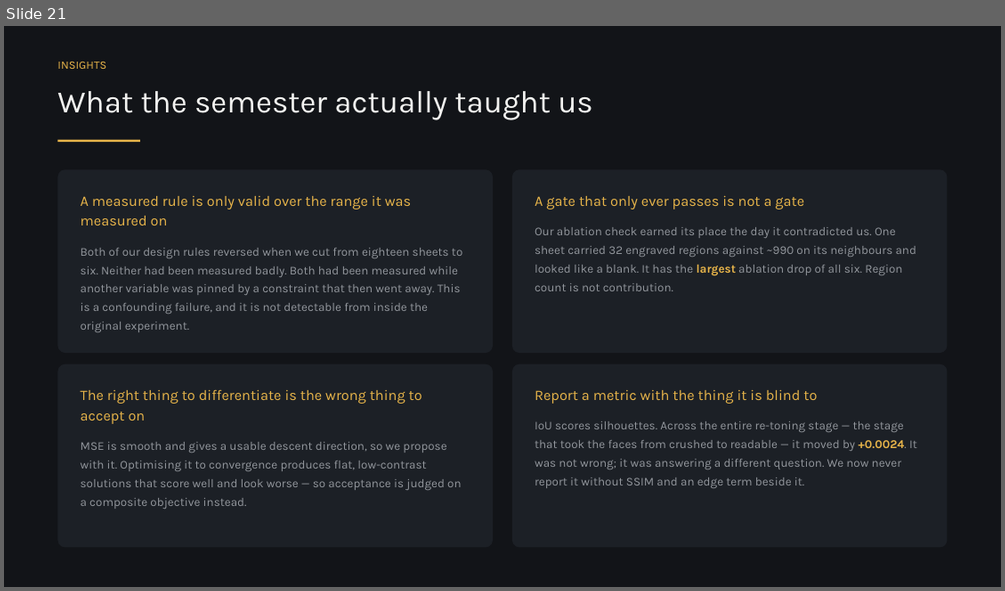
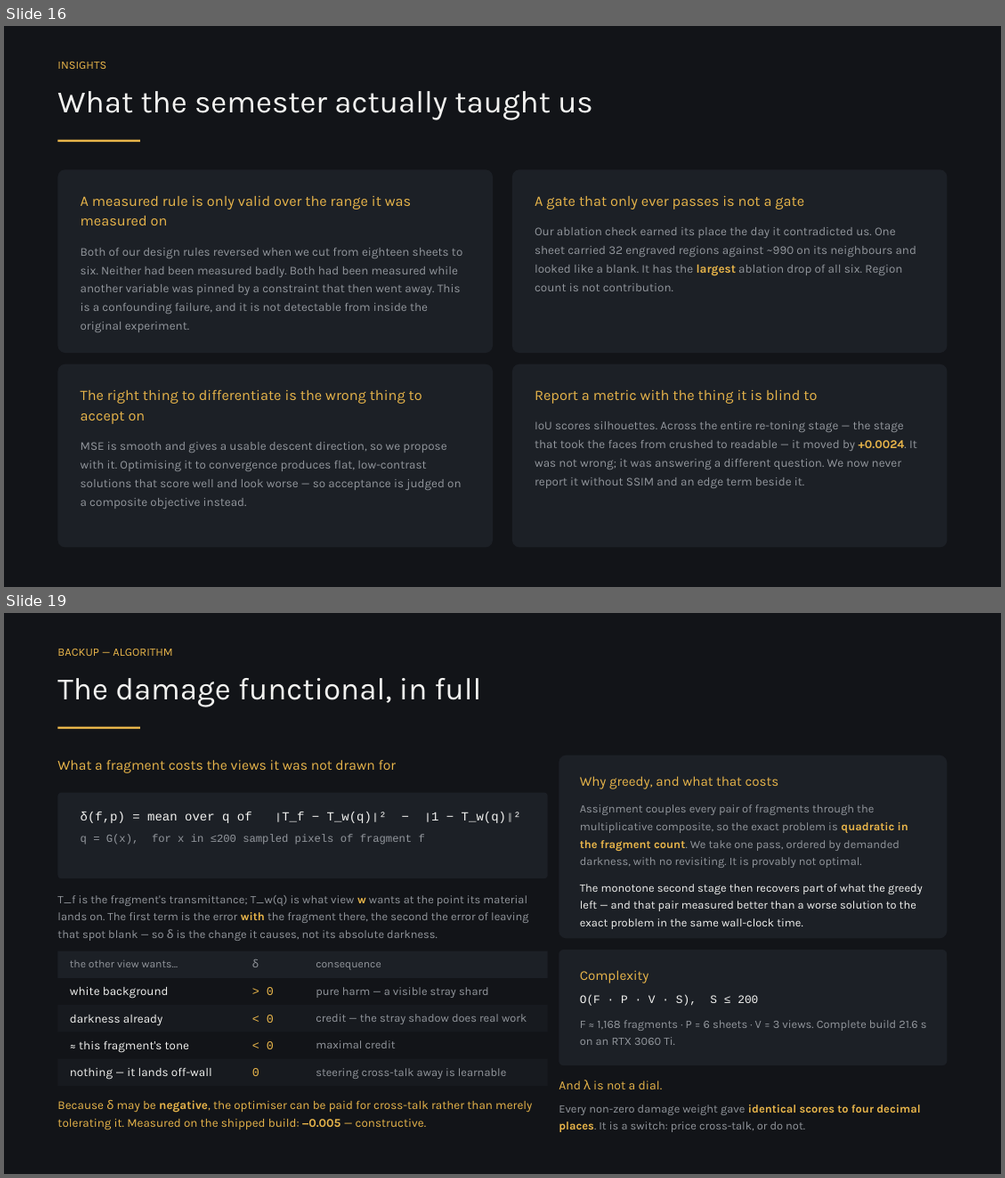
Before and after one commit to shathan18/school, a slide deck: MoP26_ShadowArt_final.pptx. Shown one above the other, each under a label of ours: slide 21 before the commit, slides 16 and 19 after it; the slides between them are not shown. The pictures are 1005x591 and 1005x1178 pixels, drawn with LibreOffice and Linux fonts; fonts in the diff are those of the drawing. Boxes give left, top, right and bottom in pixels: in the first picture for what was removed or moved away, otherwise in the second. Text is boxed around its words. In the diff, an @@ line names an element or a change of style, - is before the commit and + after.

```diff
--- a/MoP26_ShadowArt_final.pptx
+++ b/MoP26_ShadowArt_final.pptx
@@ slide 19 added at box(4, 613, 1001, 1174), background #121418 @@
@@ text added at box(57, 649, 172, 656), 11 pt, text #E8B54A @@
+BACKUP — ALGORITHM
@@ text added at box(57, 678, 482, 707), 30 pt, text #F2F2F0 @@
+The damage functional, in full
@@ rectangle added at box(57, 727, 140, 729), fill #E8B54A @@
@@ text added at box(57, 760, 396, 773), 13.5 pt, text #E8B54A @@
+What a fragment costs the views it was not drawn for
@@ rounded rectangle added at box(558, 755, 947, 938), fill #1C2026 @@
@@ rounded rectangle added at box(57, 793, 548, 878), fill #1C2026 @@
@@ text added at box(580, 776, 922, 929), 11 pt, text #92969C @@
+Why greedy, and what that costs
+Assignment couples every pair of fragments through the multiplicative composite, so the exact problem is quadratic in the fragment count. We take one pass, ordered by demanded darkness, with no revisiting. It is provably not optimal.
+The monotone second stage then recovers part of what the greedy left — and that pair measured better than a worse solution to the exact problem in the same wall-clock time.
@@ text added at box(81, 811, 520, 844), 12 pt, text #F2F2F0 @@
+δ(f,p) = mean over q of ‖T_f − T_w(q)‖² − ‖1 − T_w(q)‖²
+q = G(x), for x in ≤200 sampled pixels of fragment f
@@ text added at box(57, 895, 529, 941), 11 pt, text #92969C @@
+T_f is the fragment's transmittance; T_w(q) is what view w wants at the point its material lands on. The first term is the error with the fragment there, the second the error of leaving that spot blank — so δ is the change it causes, not its absolute darkness.
@@ rectangle added at box(57, 951, 548, 978), fill #1C2026 @@
@@ text added at box(252, 959, 259, 967), 10.5 pt, text #92969C @@
+δ
@@ rounded rectangle added at box(558, 949, 947, 1065), fill #1C2026 @@
@@ text added at box(70, 960, 178, 967), 10.5 pt, text #92969C @@
+the other view wants…
@@ text added at box(316, 962, 380, 970), 10.5 pt, text #92969C @@
+consequence
@@ text added at box(580, 970, 927, 1045), 11 pt, text #92969C @@
+Complexity
+O(F · P · V · S), S ≤ 200
+F ≈ 1,168 fragments · P = 6 sheets · V = 3 views. Complete build 21.6 s on an RTX 3060 Ti.
@@ rectangle added at box(57, 1005, 548, 1032), fill #171A1F @@
@@ text added at box(70, 987, 169, 998), 11.5 pt, text #F2F2F0 @@
+white background
@@ text added at box(267, 987, 274, 995), 11.5 pt, text #E8B54A @@
+> 0
@@ text added at box(316, 987, 489, 997), 11 pt, text #92969C @@
+pure harm — a visible stray shard
@@ text added at box(70, 1014, 162, 1025), 11.5 pt, text #F2F2F0 @@
+darkness already
@@ text added at box(267, 1014, 274, 1022), 11.5 pt, text #E8B54A @@
+< 0
@@ text added at box(316, 1013, 526, 1024), 11 pt, text #92969C @@
+credit — the stray shadow does real work
@@ rectangle added at box(57, 1059, 548, 1086), fill #171A1F @@
@@ text added at box(79, 1041, 189, 1053), 11.5 pt, text #F2F2F0 @@
+≈ this fragment's tone
@@ text added at box(267, 1041, 274, 1049), 11.5 pt, text #E8B54A @@
+< 0
@@ text added at box(316, 1040, 396, 1048), 11 pt, text #92969C @@
+maximal credit
@@ text added at box(70, 1067, 212, 1079), 11.5 pt, text #F2F2F0 @@
+nothing — it lands off-wall
@@ text added at box(252, 1068, 259, 1076), 11.5 pt, text #E8B54A @@
+0
@@ text added at box(316, 1068, 507, 1078), 11 pt, text #92969C @@
+steering cross-talk away is learnable
@@ text added at box(558, 1079, 920, 1132), 11 pt, text #92969C @@
+And λ is not a dial.
+Every non-zero damage weight gave identical scores to four decimal places. It is a switch: price cross-talk, or do not.
@@ text added at box(57, 1100, 532, 1130), 11.5 pt, text #E8B54A @@
+Because δ may be negative, the optimiser can be paid for cross-talk rather than merely tolerating it. Measured on the shipped build: −0.005 — constructive.
@@ what was slide 21 is now slide 16 @@
```
Also in this commit, not shown: 7 slides changed, 4 other slides added, 4 slides removed, 1 other file.
